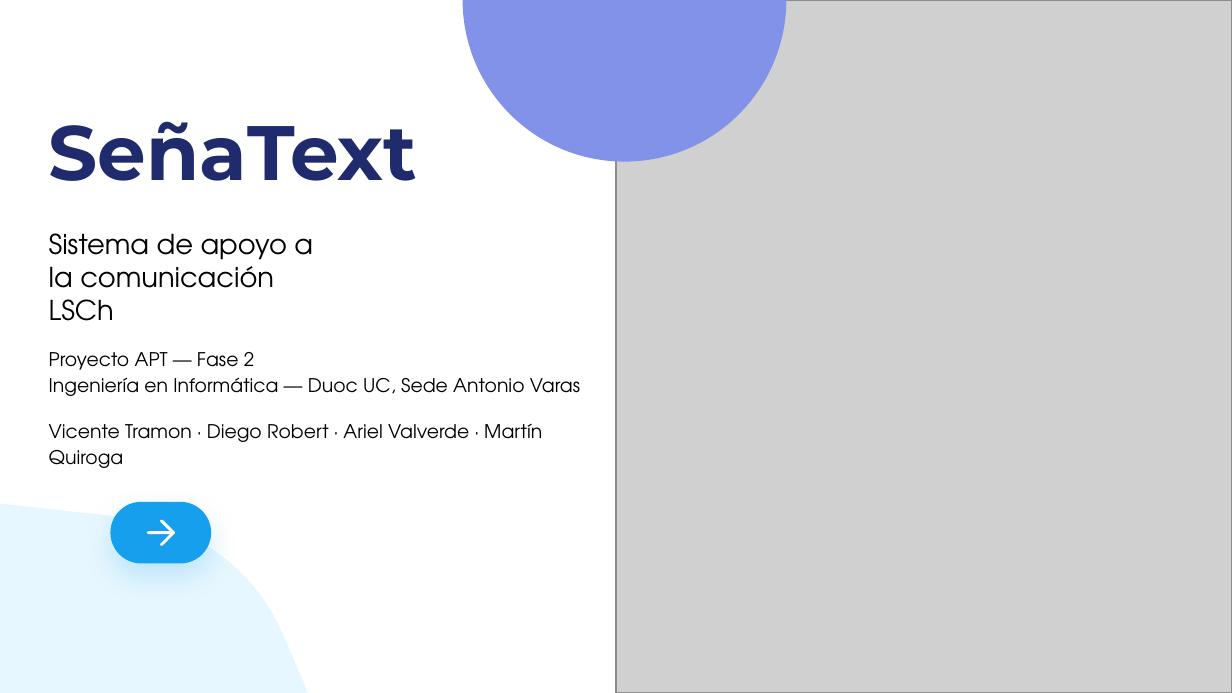
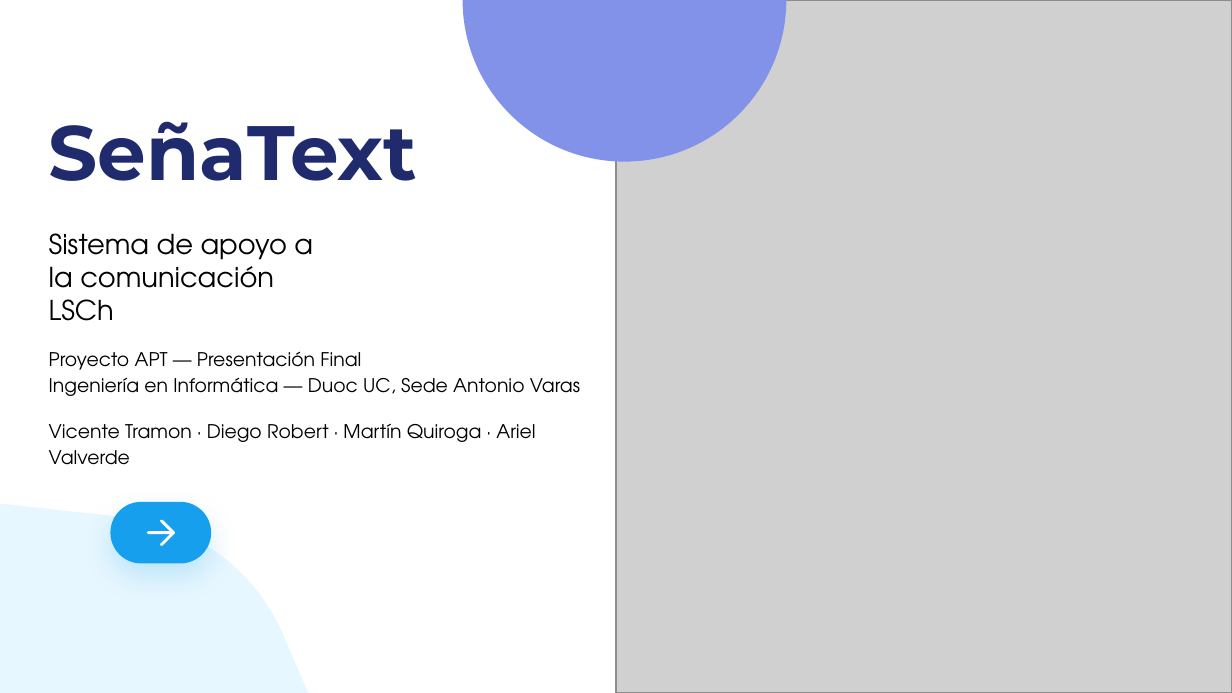
Before and after one commit to mtynnn/senatext, a slide deck: slide 1 of Fase 2/Evidencias Proyecto/Gestion_proyecto/Presentación Proyecto.pptx. Drawn at 1232x693 pixels with LibreOffice and Linux fonts; fonts in the diff are those of the drawing; grey boxes stand for pictures. Boxes give left, top, right and bottom in pixels: in the first picture for what was removed or moved away, otherwise in the second. Text is boxed around its words. In the diff, an @@ line names an element or a change of style, - is before the commit and + after.

Commit message:
carga archivos fase 2 final

```diff
--- a/Fase 2/Evidencias Proyecto/Gestion_proyecto/Presentación Proyecto.pptx
+++ b/Fase 2/Evidencias Proyecto/Gestion_proyecto/Presentación Proyecto.pptx
@@ subtitle at (49, 351, 580, 465): text changed @@
-Proyecto APT — Fase 2
-Ingeniería en Informática — Duoc UC, Sede Antonio Varas
-Vicente Tramon · Diego Robert · Ariel Valverde · Martín Quiroga
+Proyecto APT — Presentación Final
+Ingeniería en Informática — Duoc UC, Sede Antonio Varas
+Vicente Tramon · Diego Robert · Martín Quiroga · Ariel Valverde
```
Also in this commit, not shown: 2 other slides changed, 10 slides added, 4 slides removed.
